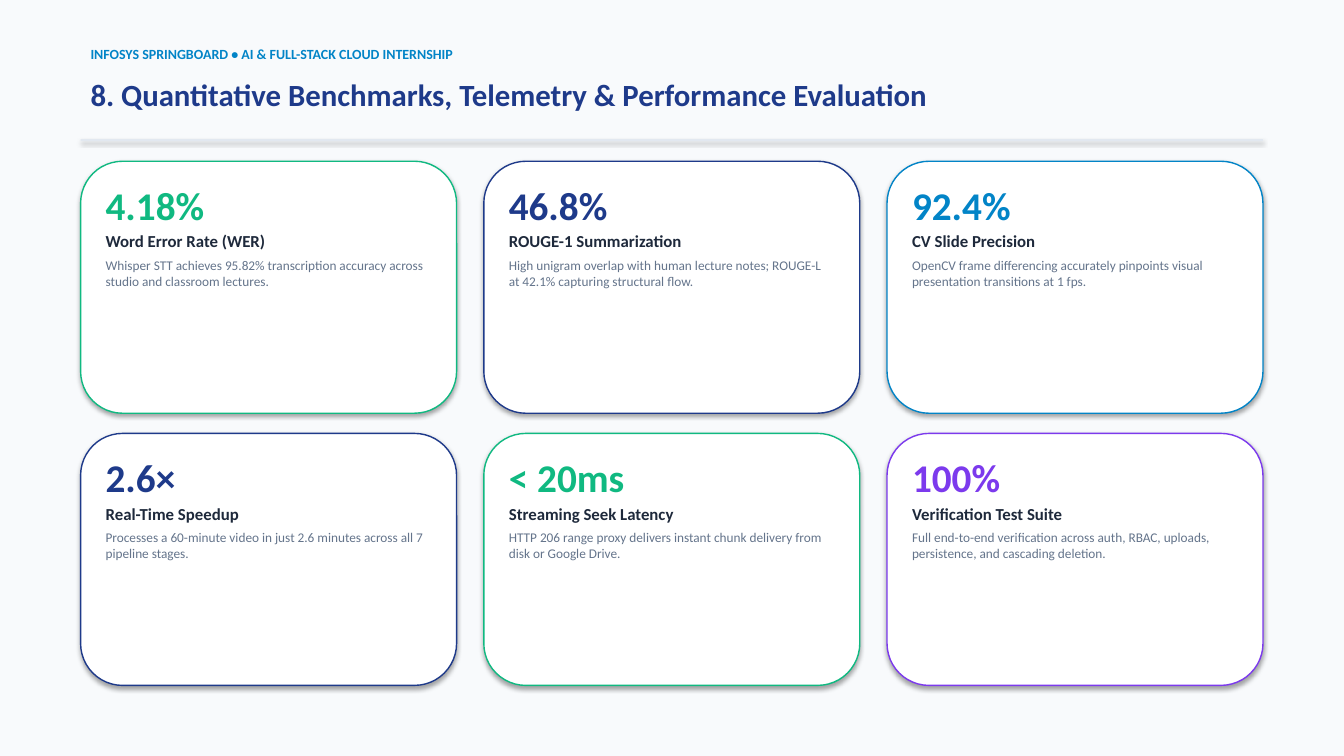
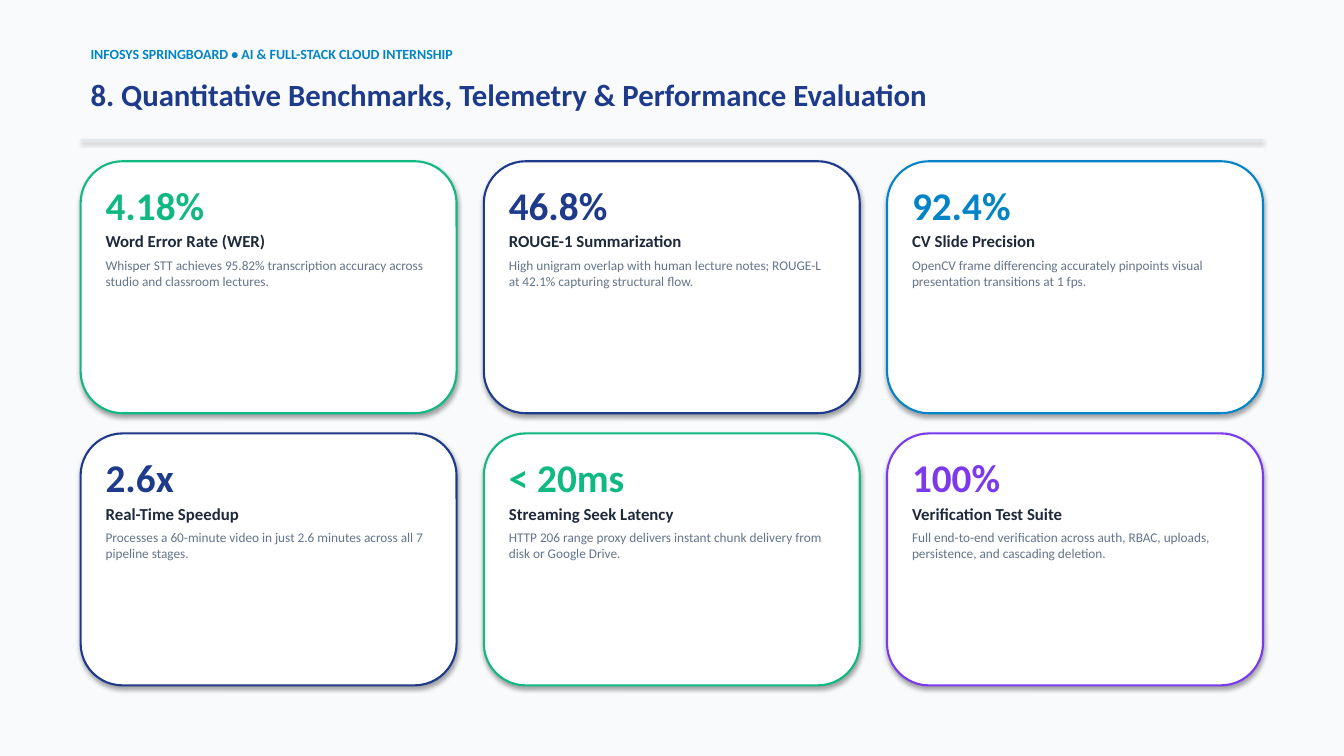
Before and after one commit to springboardmentor910069x-afk/AI-VIDEO-AUTOMATION-, a slide deck: slide 9 of CLIPMIND AI/docs/ClipMind_AI_Final_Presentation.pptx. Drawn at 1344x756 pixels with LibreOffice and Linux fonts; fonts in the diff are those of the drawing. Boxes give left, top, right and bottom in pixels: in the first picture for what was removed or moved away, otherwise in the second. Text is boxed around its words. In the diff, an @@ line names an element or a change of style, - is before the commit and + after.

```diff
--- a/CLIPMIND AI/docs/ClipMind_AI_Final_Presentation.pptx
+++ b/CLIPMIND AI/docs/ClipMind_AI_Final_Presentation.pptx
@@ rounded rectangle at <box>887,161,1263,413</box>: outline #0284C7 1 pt to #0284C7 1.5 pt @@
@@ rounded rectangle at <box>81,434,457,686</box>: outline #1E3A8A 1 pt to #1E3A8A 1.5 pt @@
@@ rounded rectangle at <box>887,434,1263,686</box>: outline #7C3AED 1 pt to #7C3AED 1.5 pt @@
@@ text at <box>106,465,174,493</box>: text changed @@
-2.6×
+2.6x
```
Also in this commit, not shown: 6 other slides changed, 3 slides added, 3 slides removed, 10 other files.
